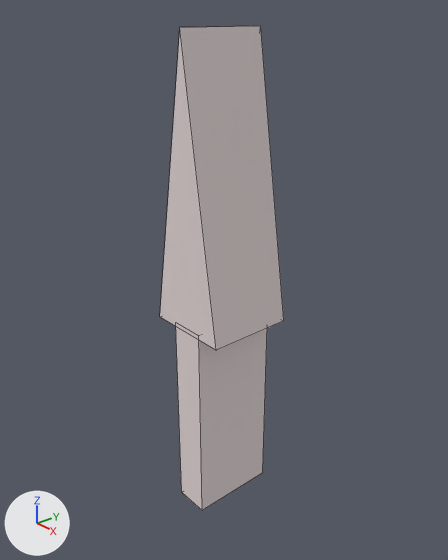
The Blender file arrow.blend, before and after one commit.
Both versions are drawn from a 50 mm lens placed at (1.471, -1.27, 1.91), pointed at (-0.009, 0.017, 1.053). Arrows for +X, +Y and +Z are at lower left; the lights stay in place. Mesh edges are drawn as thin lines.

In view in the first picture: 'Arrow'.
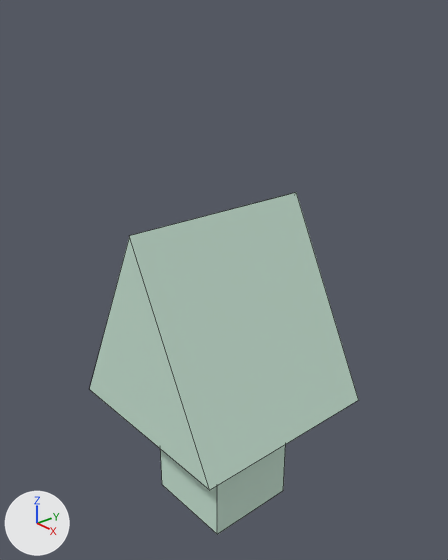
Commit message: a better looking arrow shape

What differs and where, as boxes [x1, y1, x2, y2] in the pictures (448 x 560 px):
'Arrow', reshaped, moved, rescaled (115% wider, 29% shorter)
    before: [160, 26, 284, 510]
    after: [90, 192, 358, 534]
part 1 of me_cube_002, added
    after: [160, 445, 285, 534]
part 2 of me_cube_002, deleted
    before: [176, 323, 267, 510]
part 3 of me_cube_002, deleted
    before: [160, 26, 284, 350]
part 4 of me_cube_002, added
    after: [90, 192, 358, 490]

What changed in the scene script:
```text
Add mat_material:
    mat_material = diffuse_material('Material')
    mat_material.base_color = (0.608, 0.8, 0.682)  # white #cde7d7
Change me_cube_002:
    where me_cube_002.from_pydata(...)  # 16 vertices, 11 faces; spans x -0.99..1.01, y -1.03..1.03, z -14.76..-1.13
    used by ob_arrow; location = (0.0, 0.0, 2.0); scale = (0.154, 0.154, 0.123)
    verts and faces of me_cube_002; kept vertices keep their numbers, new ones are numbered from 16
    remove me_cube_002.materials.append(mat_material_001)  # white #e7dbdb
    me_cube_002 part 1: a new loose piece, a box spanning x -0.34..0.34, y -0.34..0.34, z -0.34..0.34, in mat_material (white #cde7d7)
    me_cube_002 part 2: the loose piece of 8 vertices spanning x -0.38..0.44, y -1.03..1.03, z -14.76..-8.72 is deleted
    me_cube_002 part 3: the loose piece of 8 vertices spanning x -0.99..1.01, y -1.03..1.0, z -8.84..-1.13 is deleted
    me_cube_002 part 4
    add verts[16] = (-0.71, -0.71, 0.1)  # pixel (89, 389)
    add verts[17] = (0.71, -0.71, 0.1)  # pixel (209, 490)
    add verts[18] = (0.0, -0.71, 0.8)  # pixel (130, 235)
    add for new, old in zip([19, 20, 21], [16, 17, 18]): verts[new] = verts[old] + (0.0, 1.42, 0.0)
    add verts[22] = (0.01, 0.7, 0.8)  # pixel (296, 192)
    add verts[23] = (0.01, -0.71, 0.8)  # pixel (129, 235)
    add faces += [(16, 18, 21, 19), (19, 21, 22, 20), (17, 20, 22, 23), (16, 17, 23, 18), (16, 19, 20, 17), (18, 23, 22, 21)]
    add me_cube_002.materials.append(mat_material)  # white #cde7d7
Change ob_arrow:
    ob_arrow.location: (0.0, 0.0, 2.0) -> (0.0, 0.0, 0.5)
    ob_arrow.scale: (0.154, 0.154, 0.123) -> (0.5, 0.5, 1.0)
```
